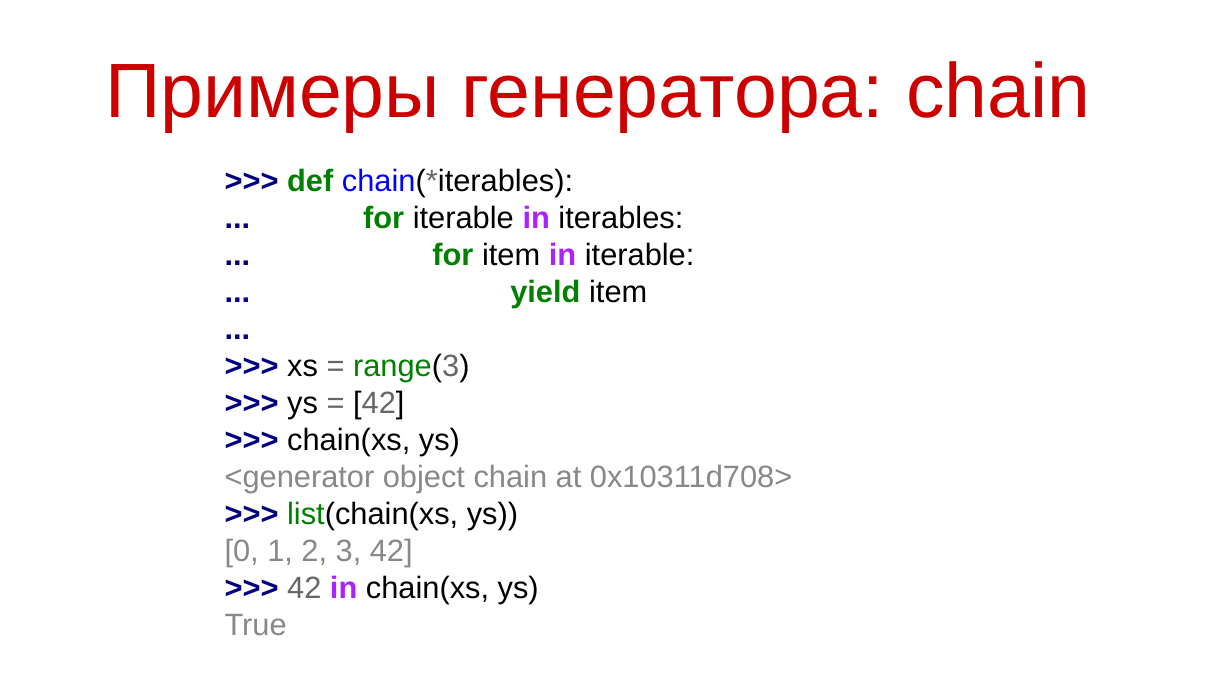
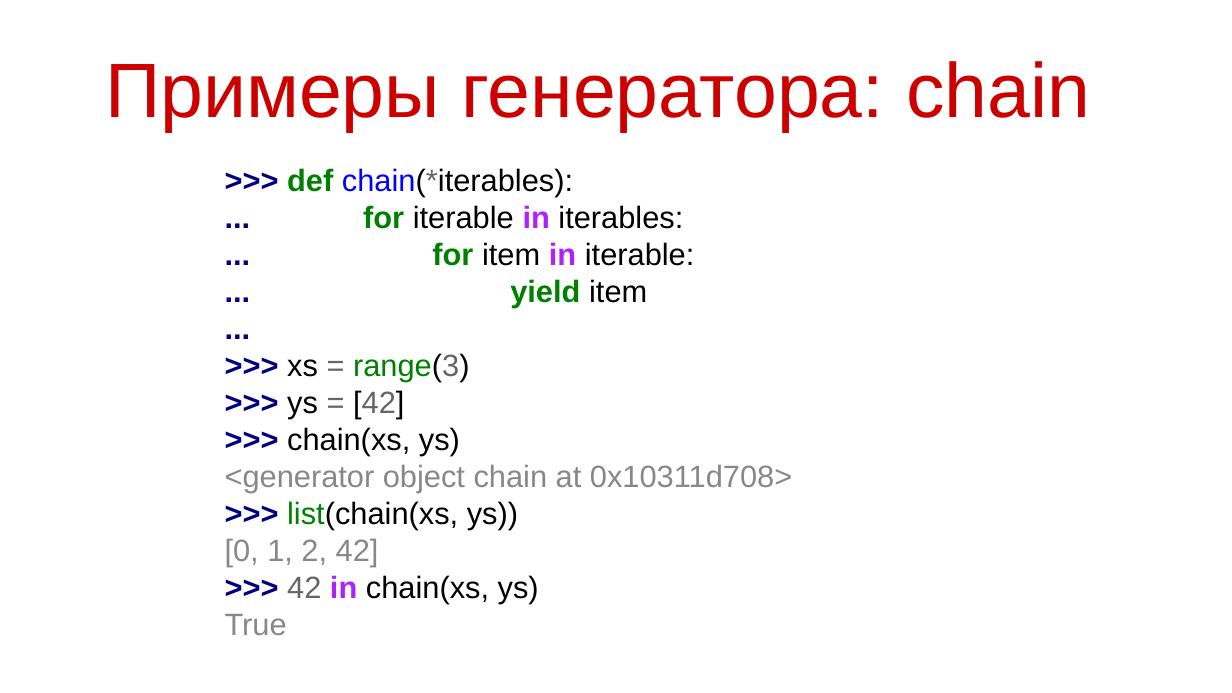
Before and after one commit to maxchv/LearnPython, a slide deck: slide 6 of week10/decorators.pptx. Drawn at 1232x693 pixels with LibreOffice and Linux fonts; fonts in the diff are those of the drawing. Boxes give left, top, right and bottom in pixels: in the first picture for what was removed or moved away, otherwise in the second. Text is boxed around its words. In the diff, an @@ line names an element or a change of style, - is before the commit and + after.

```diff
--- a/week10/decorators.pptx
+++ b/week10/decorators.pptx
@@ text at [225,539,379,567]: text changed @@
-[0, 1, 2, 3, 42]
+[0, 1, 2, 42]
```
Also in this commit, not shown: 2 other files.
